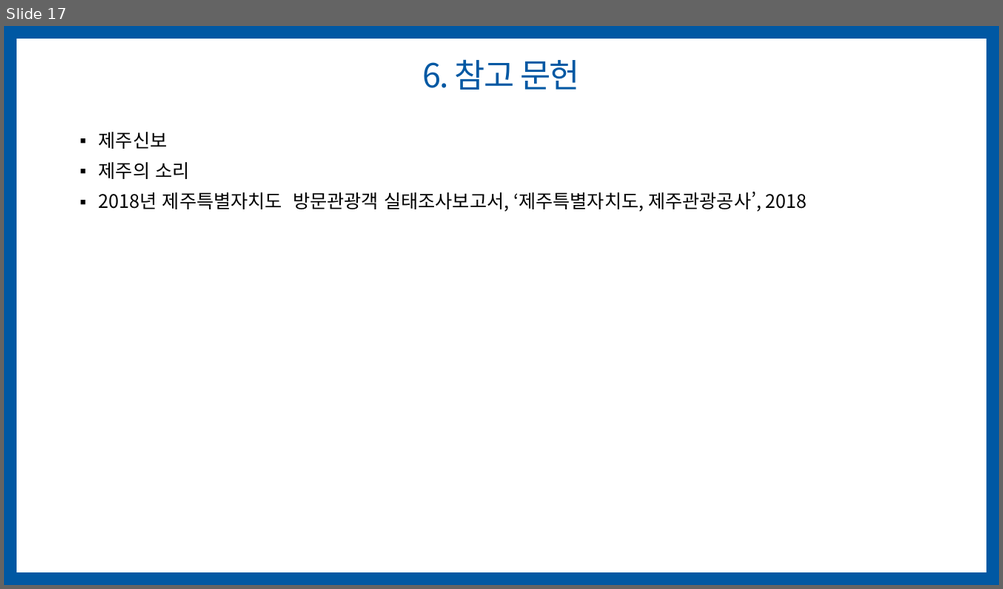
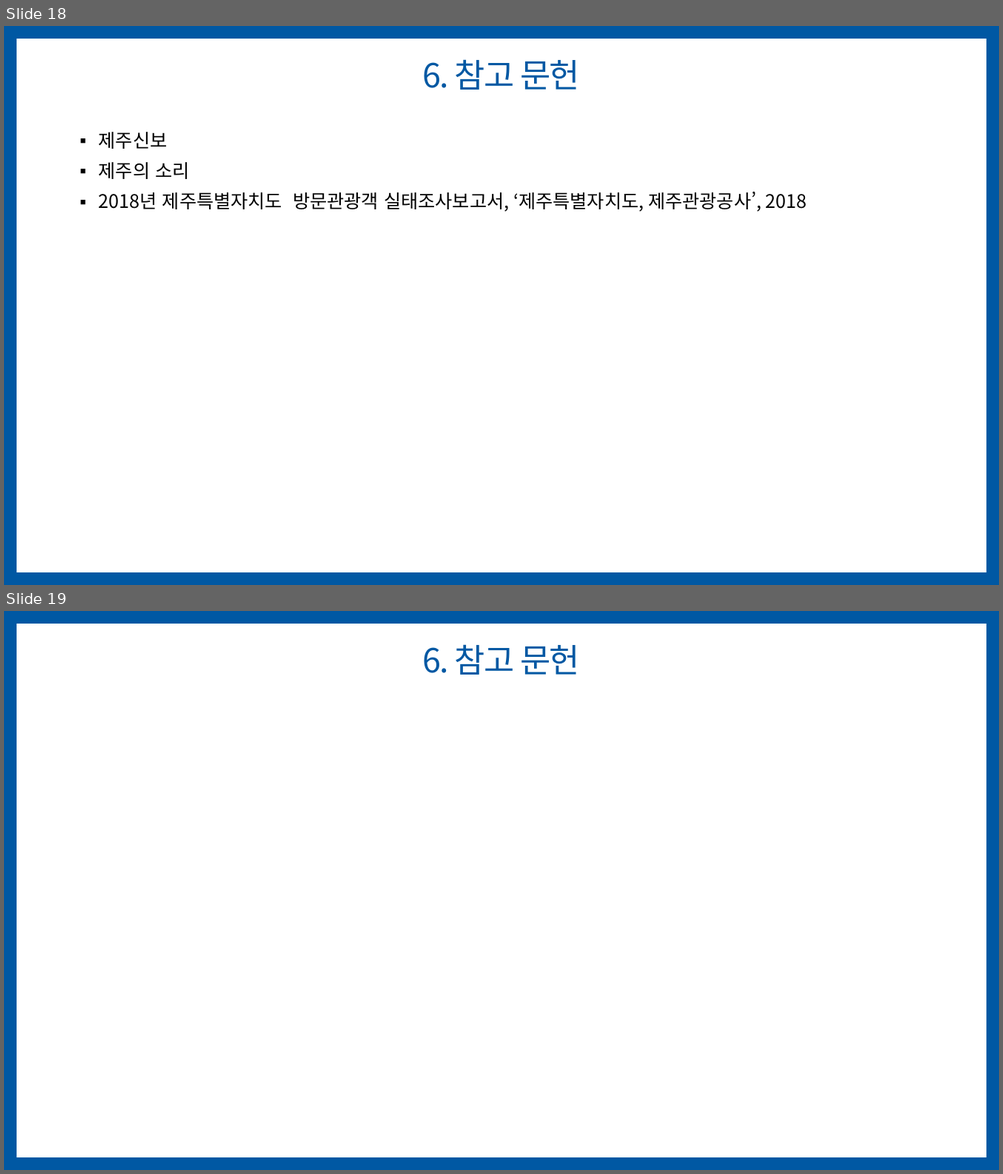
Before and after one commit to jihyeyun00/teamproject_python, a slide deck: 2차 팀프로젝트/6조_복사본_날씨-거리-만족도 기반의 제주도 관광지 추천(이현창,김동훈,김호경,윤지혜).pptx. Shown one above the other, each under a label of ours: slide 17 before the commit, slides 18 and 19 after it. The pictures are 1003x589 and 1003x1174 pixels, drawn with LibreOffice and Linux fonts; fonts in the diff are those of the drawing. Boxes give left, top, right and bottom in pixels: in the first picture for what was removed or moved away, otherwise in the second. Text is boxed around its words. In the diff, an @@ line names an element or a change of style, - is before the commit and + after.

```diff
--- a/2차 팀프로젝트/6조_복사본_날씨-거리-만족도 기반의 제주도 관광지 추천(이현창,김동훈,김호경,윤지혜).pptx
+++ b/2차 팀프로젝트/6조_복사본_날씨-거리-만족도 기반의 제주도 관광지 추천(이현창,김동훈,김호경,윤지혜).pptx
@@ slide 19 added at (4, 611, 999, 1170), background #FFFFFF; not listed: 1 template element that a slide beside it also shows @@
@@ title added at (423, 644, 580, 675), 32 pt, text #0058A3 @@
+6. 참고 문헌
@@ what was slide 17 is now slide 18 @@
```
Also in this commit, not shown: 1 other slide added, 3 other files.
